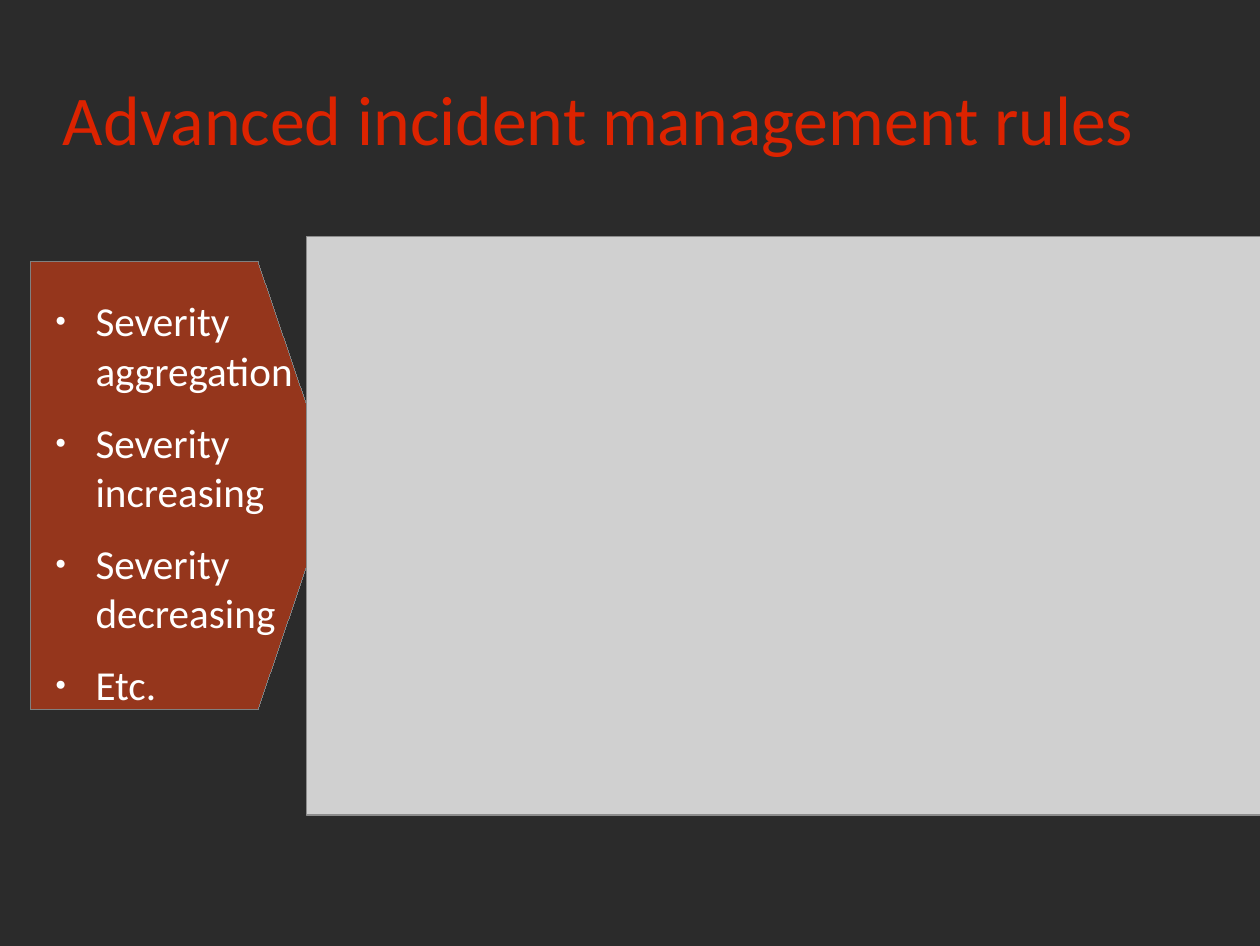
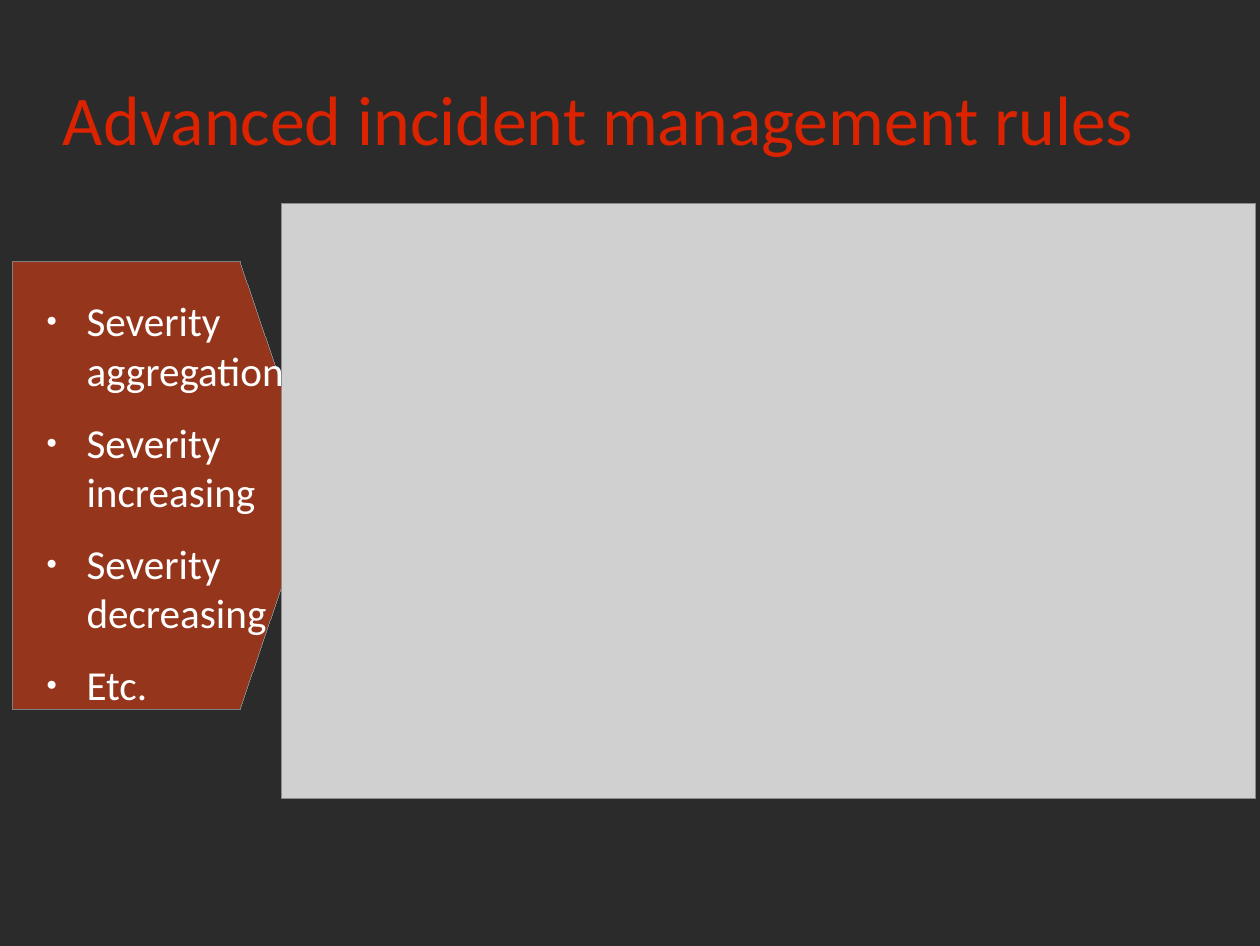
Before and after one commit to rchakode/realopinsight, a slide deck: slide 21 of doc/talks/rmll-2013.odp (slide 20 before the commit). Drawn at 1260x946 pixels with LibreOffice and Linux fonts; fonts in the diff are those of the drawing; grey boxes stand for pictures; background and template pictures are left out; a plain dark background stands for a picture behind light text. Boxes give left, top, right and bottom in pixels: in the first picture for what was removed or moved away, otherwise in the second. Text is boxed around its words. In the diff, an @@ line names an element or a change of style, - is before the commit and + after.

```diff
--- a/doc/talks/rmll-2013.odp
+++ b/doc/talks/rmll-2013.odp
@@ picture: place and size @@
-picture at [306, 237, 1260, 815]
+picture at [282, 204, 1255, 799]
@@ freeform shape: place and size @@
-freeform shape at [30, 262, 334, 709]
+freeform shape at [13, 262, 317, 709]
@@ text "Severity aggregation": place and size @@
-text "Severity aggregation" at [96, 307, 293, 710]
+text "Severity aggregation" at [87, 307, 284, 710]
```
Also in this commit, not shown: 9 other slides changed, 4 slides added, 3 slides removed, 2 other files.
